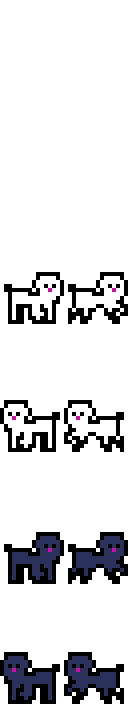
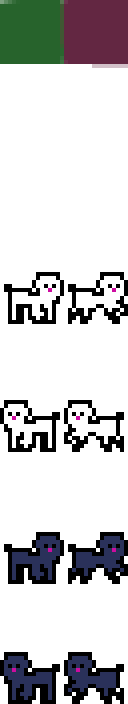
Revision of a layered 128 x 704 image; what changed, layer by layer:
painted on "all.png" over [0, 0, 128, 68]
